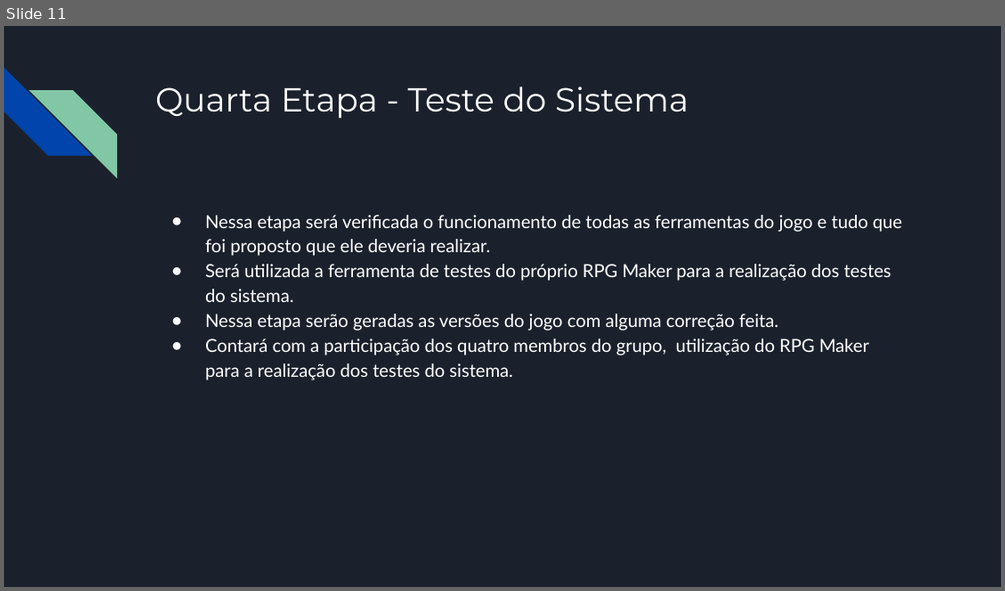
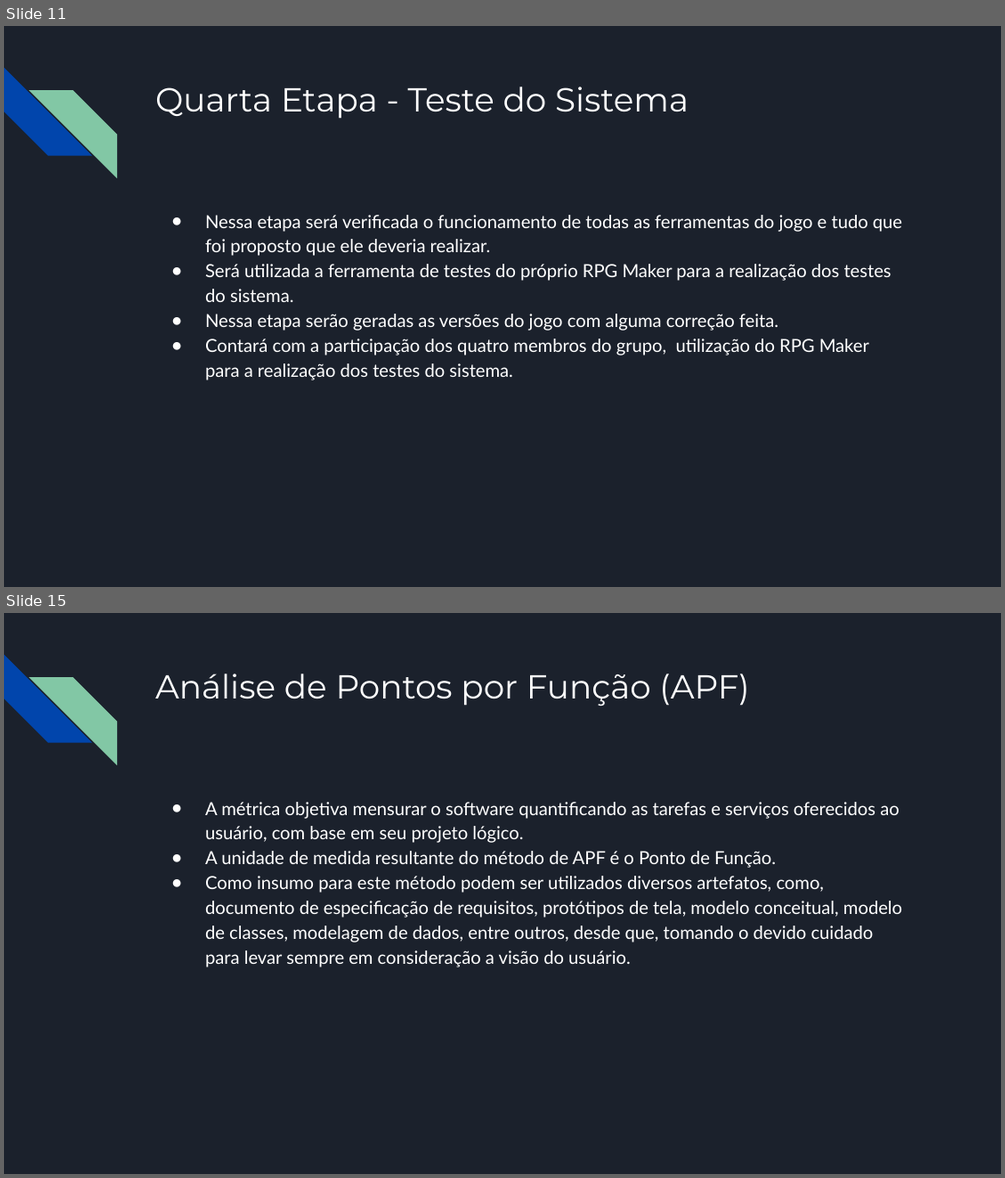
Before and after one commit to Aloizio02/ES-1.2018-Grupo-5, a slide deck: Apresentação 03.pptx. Shown one above the other, each under a label of ours: slide 11 before the commit, slides 11 and 15 after it; the slides between them are not shown. The pictures are 1005x591 and 1005x1178 pixels, drawn with LibreOffice and Linux fonts; fonts in the diff are those of the drawing. Boxes give left, top, right and bottom in pixels: in the first picture for what was removed or moved away, otherwise in the second. Text is boxed around its words. In the diff, an @@ line names an element or a change of style, - is before the commit and + after.

```diff
--- a/Apresentação 03.pptx
+++ b/Apresentação 03.pptx
@@ slide 15 added at [4,613,1001,1174], background #1B212C; not listed: 2 template elements that a slide beside it also shows @@
@@ title added at [155,674,749,706], 24 pt, text #FFFFFF @@
+Análise de Pontos por Função (APF)
@@ text added at [205,802,902,967], 13 pt, text #FFFFFF @@
+● A métrica objetiva mensurar o software quantificando as tarefas e serviços oferecidos ao usuário, com base em seu projeto lógico.
+● A unidade de medida resultante do método de APF é o Ponto de Função.
+● Como insumo para este método podem ser utilizados diversos artefatos, como, documento de especificação de requisitos, protótipos de tela, modelo conceitual, modelo de classes, modelagem de dados, entre outros, desde que, tomando o devido cuidado para levar sempre em consideração a visão do usuário.
```
Also in this commit, not shown: 2 slides changed, 2 other slides added.
